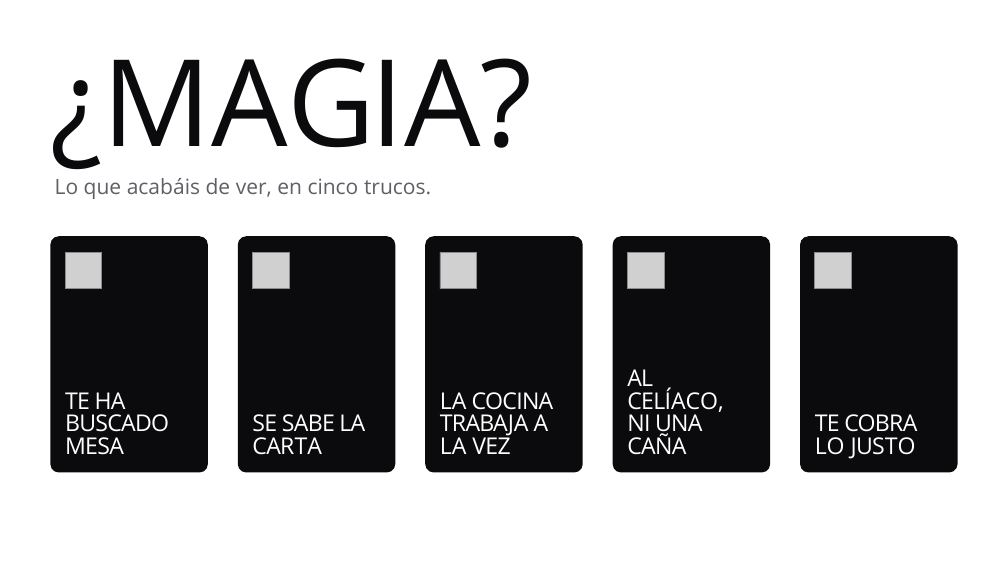
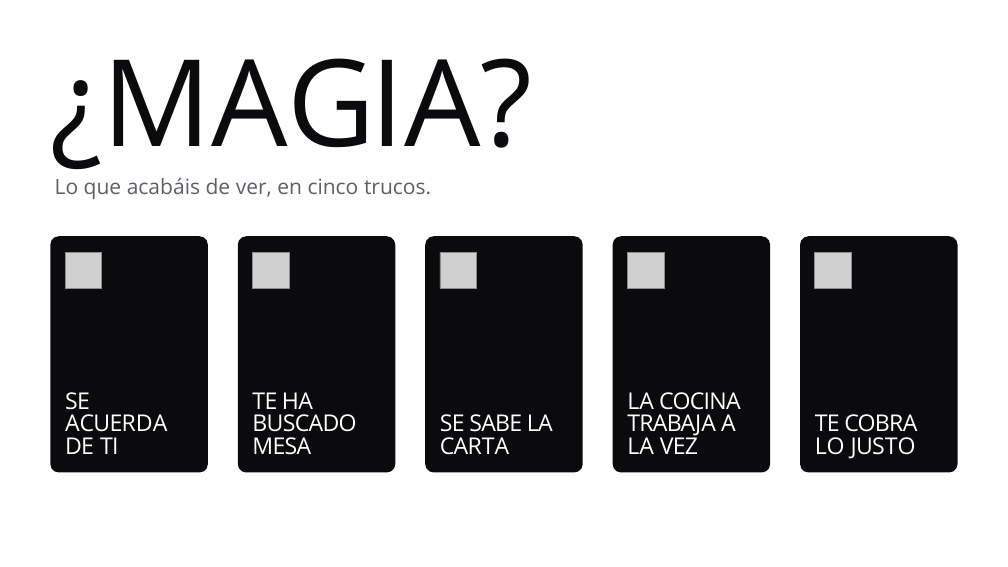
Before and after one commit to dsanchor/morcillaconf, a slide deck: slide 9 of docs/charla/no-es-magia.pptx. Drawn at 1008x567 pixels with LibreOffice and Linux fonts; fonts in the diff are those of the drawing; grey boxes stand for pictures. Boxes give left, top, right and bottom in pixels: in the first picture for what was removed or moved away, otherwise in the second. Text is boxed around its words. In the diff, an @@ line names an element or a change of style, - is before the commit and + after.

```diff
--- a/docs/charla/no-es-magia.pptx
+++ b/docs/charla/no-es-magia.pptx
@@ text "LA COCINA TRABAJA A LA ...": place and size @@
-text "LA COCINA TRABAJA A LA ..." at [440, 392, 554, 454]
+text "LA COCINA TRABAJA A LA ..." at [627, 392, 741, 454]
@@ text removed at [627, 369, 723, 455] @@
-AL
-CELÍACO,
-NI UNA
-CAÑA
@@ text at [65, 392, 167, 454]: text changed @@
-TE HA
-BUSCADO
-MESA
+SE
+ACUERDA
+DE TI
@@ text added at [252, 392, 356, 455], 22 pt, text #FFFFFF @@
+TE HA
+BUSCADO
+MESA
@@ text "SE SABE LA CARTA": place and size @@
-text "SE SABE LA CARTA" at [252, 414, 365, 455]
+text "SE SABE LA CARTA" at [440, 414, 553, 455]
```
Also in this commit, not shown: 14 other slides changed, 3 slides added, 3 slides removed, 2 other files.
